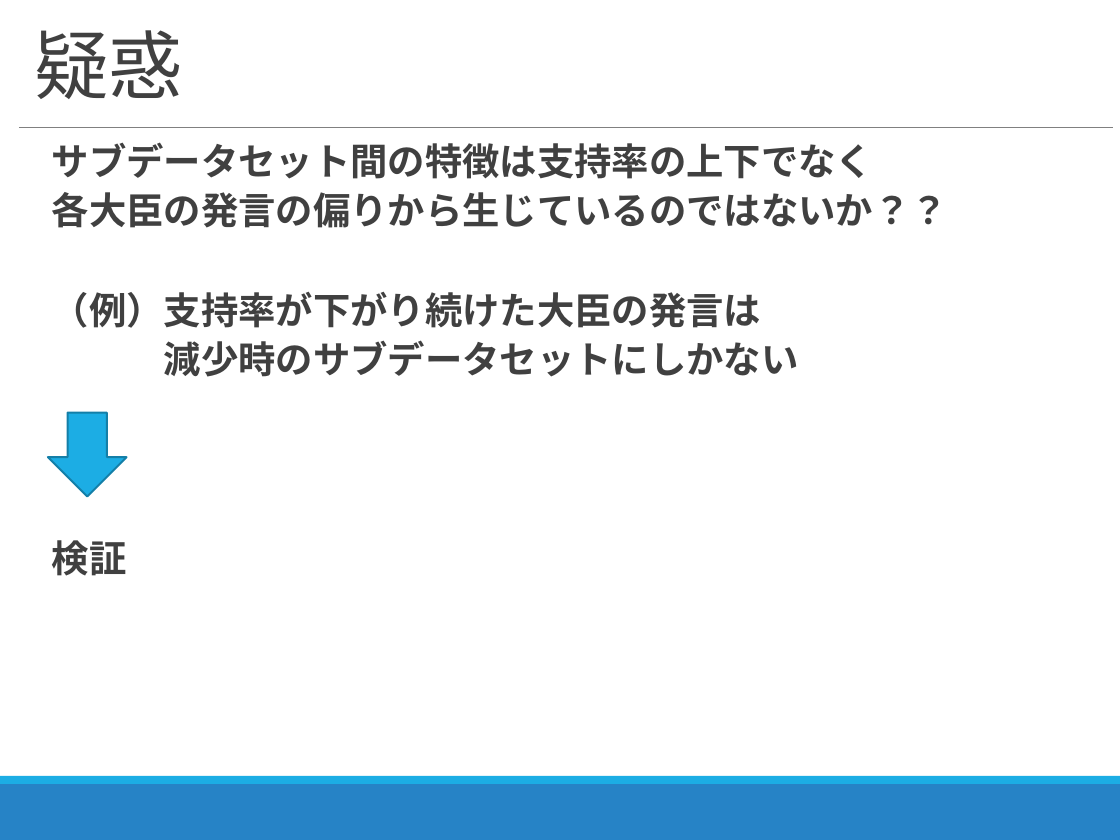
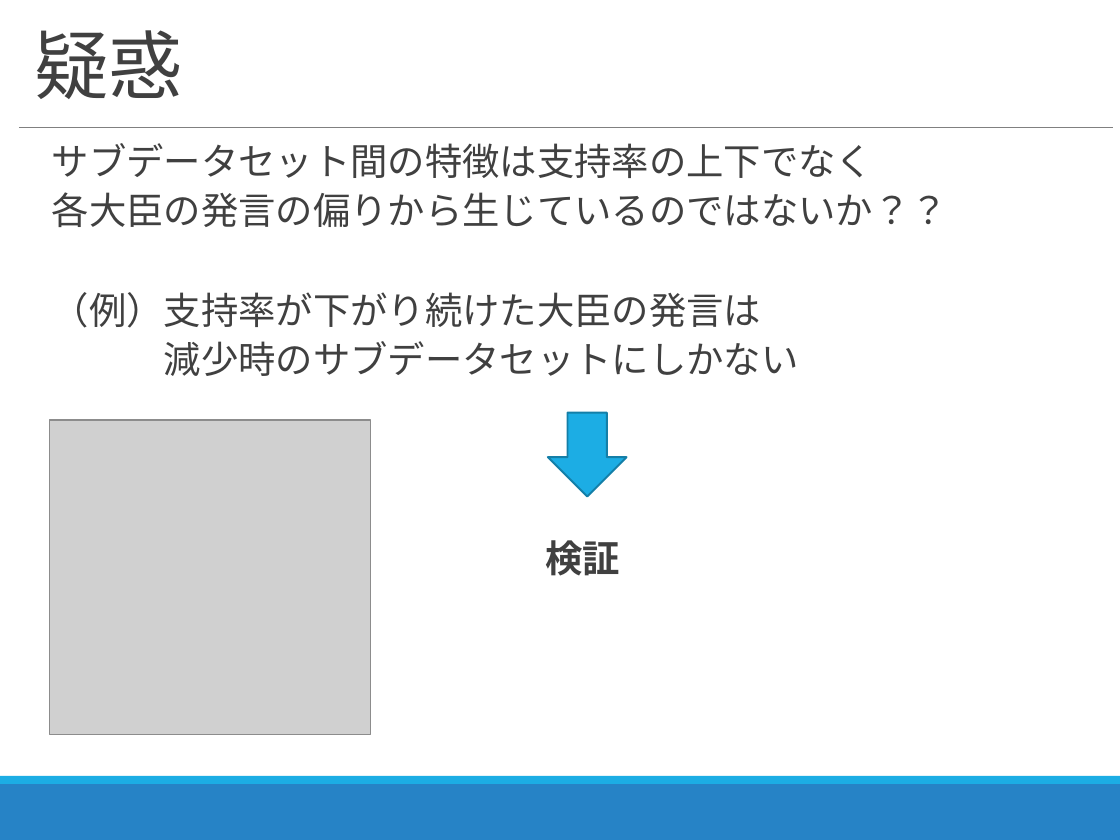
Before and after one commit to zerebom/amazon_sclapiing, a slide deck: slide 10 of 2018_11_07_進捗報告.pptx (slide 9 before the commit). Drawn at 1120x840 pixels with LibreOffice and Linux fonts; fonts in the diff are those of the drawing; grey boxes stand for pictures. Boxes give left, top, right and bottom in pixels: in the first picture for what was removed or moved away, otherwise in the second. Text is boxed around its words. In the diff, an @@ line names an element or a change of style, - is before the commit and + after.

```diff
--- a/2018_11_07_進捗報告.pptx
+++ b/2018_11_07_進捗報告.pptx
@@ text "サブデータセット間の特徴は支持率の上下でなく" at <box>52,143,948,576</box>: bold off; alignment left to centre @@
@@ down arrow: place and size @@
-down arrow at <box>48,412,127,496</box>
+down arrow at <box>548,412,626,496</box>
@@ picture added at <box>49,420,371,735</box> @@
```
Also in this commit, not shown: 9 other slides changed, 8 slides added, 24 other files.
